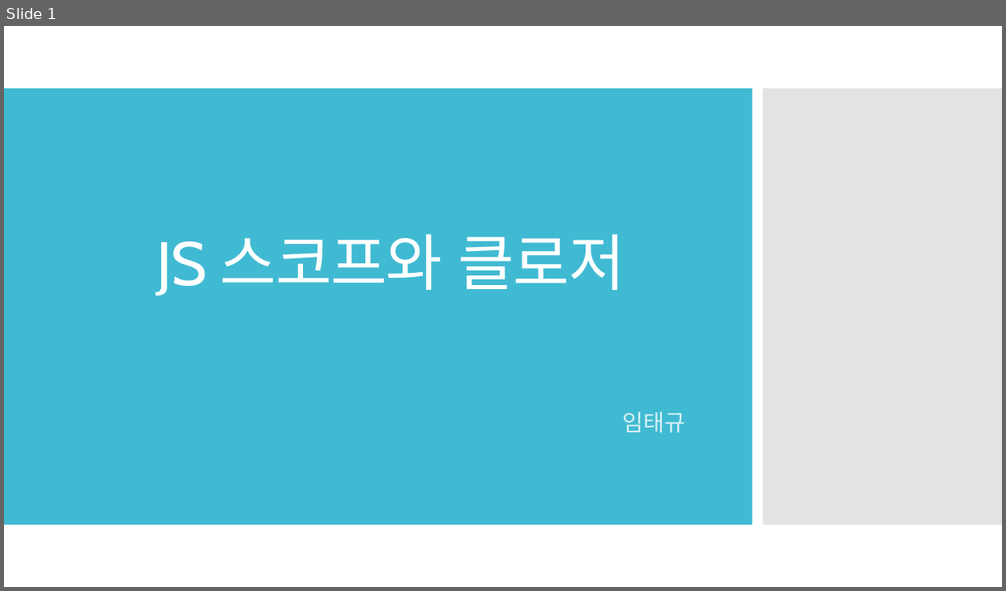
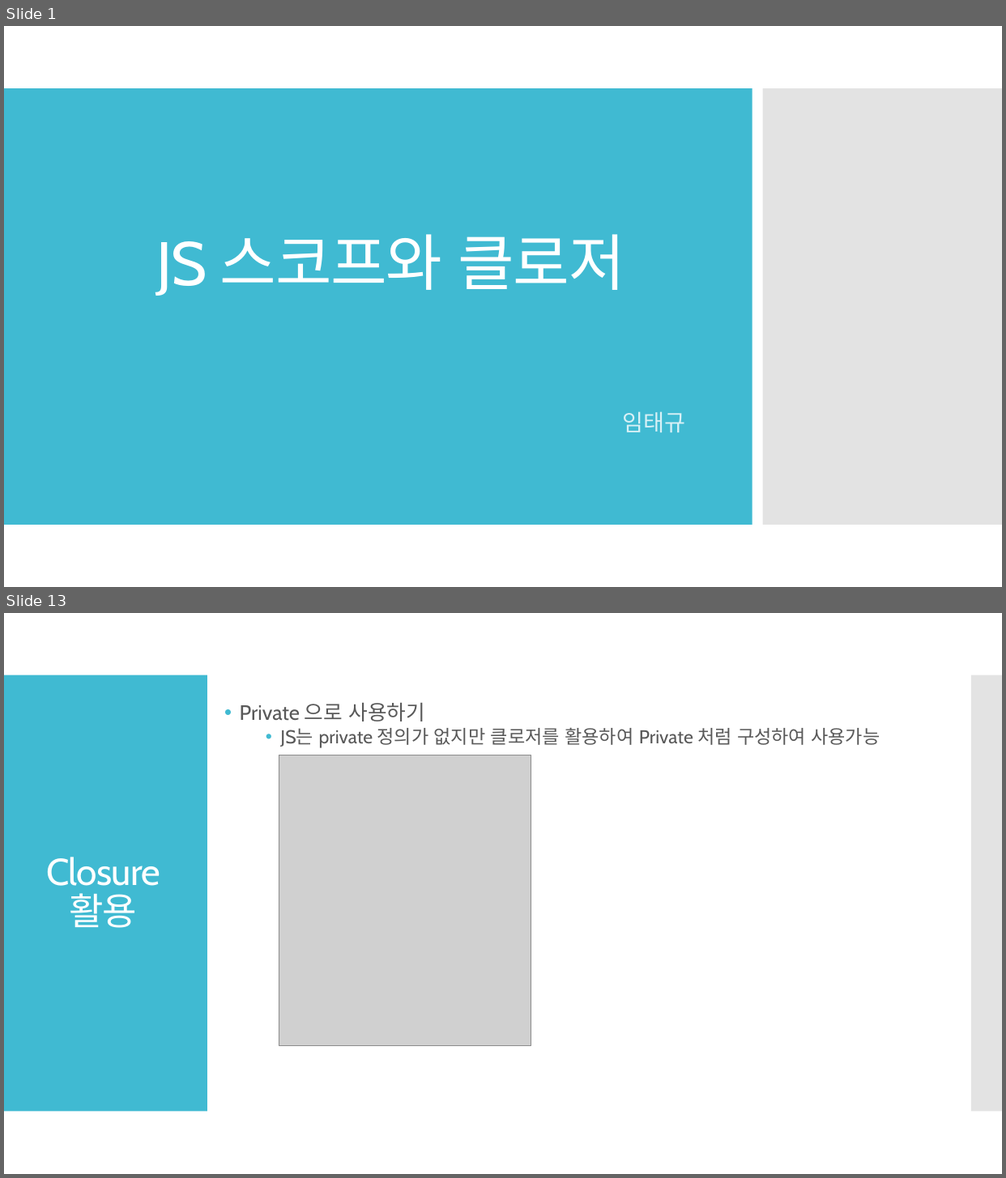
Before and after one commit to Laon63/Study_Javascript, a slide deck: JS 스코프와 클로저.pptx. Shown one above the other, each under a label of ours: slide 1 before the commit, slides 1 and 13 after it; the slides between them are not shown. The pictures are 1006x591 and 1006x1178 pixels, drawn with LibreOffice and Linux fonts; fonts in the diff are those of the drawing; grey boxes stand for pictures. Boxes give left, top, right and bottom in pixels: in the first picture for what was removed or moved away, otherwise in the second. Text is boxed around its words. In the diff, an @@ line names an element or a change of style, - is before the commit and + after.

```diff
--- a/JS 스코프와 클로저.pptx
+++ b/JS 스코프와 클로저.pptx
@@ slide 13 added at (x1=4, y1=613, x2=1002, y2=1174), background #FFFFFF @@
@@ rectangle added at (x1=4, y1=675, x2=207, y2=1112), fill #40BAD2 @@
@@ rectangle added at (x1=971, y1=675, x2=1002, y2=1112), fill #C8C8C8 at 50% opacity @@
@@ text added at (x1=240, y1=703, x2=880, y2=748), 18 pt, text #595959 @@
+• Private 으로 사용하기
+  • JS는 private 정의가 없지만 클로저를 활용하여 Private 처럼 구성하여 사용가능
@@ picture added at (x1=279, y1=756, x2=531, y2=1046) @@
@@ title added at (x1=46, y1=857, x2=160, y2=928), 36 pt, text #FFFFFF @@
+Closure 활용
```
Also in this commit, not shown: 5 slides changed, 7 other slides added, 1 slide removed.
